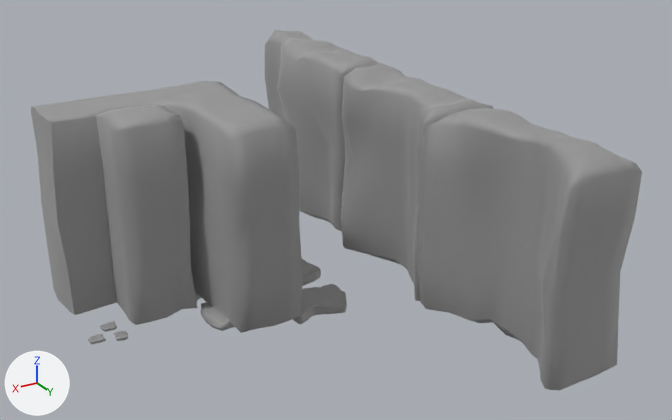
An edit to the glTF model shadowbound_mini-jam/Meshes/Rocks/Cube_lo.glb, drawn before and after from the same camera.
Before and after are seen from a 50 mm lens placed at (11.4, 29.9, 17.3), pointed at (-4.8, 2.8, 3.8). Arrows for +X, +Y and +Z are at lower left; the lights stay in place. Where no turn or scale is listed for an object, it has been applied to the vertices.

The scene before the commit, as lines of its bpy script (objects in view):
```python
ob_cornerpiece_lo = bpy.data.objects.new('CornerPiece_lo', me_mesh_007)
ob_cornerpiece_lo.location = (7.23, 12.44, 0.0)
ob_pebble_1_lo = bpy.data.objects.new('Pebble_1_lo', me_mesh_009)
ob_pebble_1_lo.location = (0.0, 0.0, 0.0)
ob_pebble_2_lo = bpy.data.objects.new('Pebble_2_lo', me_mesh_010)
ob_pebble_2_lo.location = (0.0, 0.0, 0.0)
ob_pebble_3_lo = bpy.data.objects.new('Pebble_3_lo', me_mesh_011)
ob_pebble_3_lo.location = (0.0, 0.0, 0.0)
ob_tile_1_lo = bpy.data.objects.new('Tile_1_lo', me_mesh_012)
ob_tile_1_lo.location = (0.0, 0.0, 0.0)
ob_tile_3_lo = bpy.data.objects.new('Tile_3_lo', me_mesh_014)
ob_tile_3_lo.location = (0.0, 0.0, 0.0)
ob_tile_4_lo = bpy.data.objects.new('Tile_4_lo', me_mesh_015)
ob_tile_4_lo.location = (0.0, 0.0, 0.0)
ob_wall_1_lo = bpy.data.objects.new('Wall_1_lo', me_mesh_016)
ob_wall_1_lo.location = (0.0, 0.0, 0.0)
ob_wall_2_lo = bpy.data.objects.new('Wall_2_lo', me_mesh_017)
ob_wall_2_lo.location = (0.0, 0.0, 0.0)
# also in view: 'Wall_3_lo' at (-8.8, -5.3, 4.0); 'Cube_lo' at (1.3, -0.2, 3.9)
```
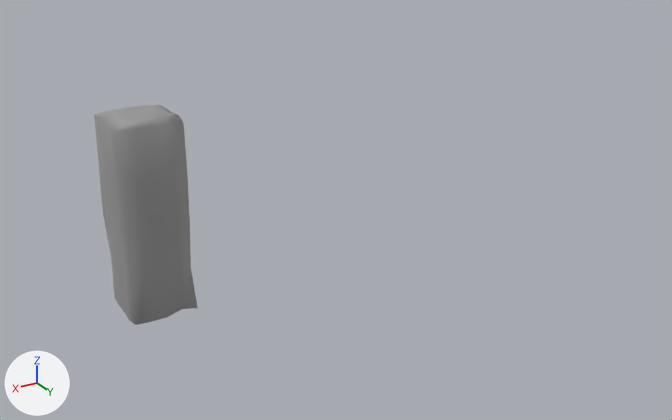
The newer file is also turned or shifted as a whole; pictures and numbers use the older file's frame.

The change, as a list of edits to the scene's bpy script:
```text
Remove ob_cornerpiece_lo:
    ob_cornerpiece_lo = bpy.data.objects.new('CornerPiece_lo', me_mesh_007)
    ob_cornerpiece_lo.location = (7.23, 12.44, 0.0)
Remove ob_pebble_1_lo:
    ob_pebble_1_lo = bpy.data.objects.new('Pebble_1_lo', me_mesh_009)
    ob_pebble_1_lo.location = (0.0, 0.0, 0.0)
Remove ob_pebble_2_lo:
    ob_pebble_2_lo = bpy.data.objects.new('Pebble_2_lo', me_mesh_010)
    ob_pebble_2_lo.location = (0.0, 0.0, 0.0)
Remove ob_pebble_3_lo:
    ob_pebble_3_lo = bpy.data.objects.new('Pebble_3_lo', me_mesh_011)
    ob_pebble_3_lo.location = (0.0, 0.0, 0.0)
Remove ob_tile_1_lo:
    ob_tile_1_lo = bpy.data.objects.new('Tile_1_lo', me_mesh_012)
    ob_tile_1_lo.location = (0.0, 0.0, 0.0)
Remove ob_tile_3_lo:
    ob_tile_3_lo = bpy.data.objects.new('Tile_3_lo', me_mesh_014)
    ob_tile_3_lo.location = (0.0, 0.0, 0.0)
Remove ob_tile_4_lo:
    ob_tile_4_lo = bpy.data.objects.new('Tile_4_lo', me_mesh_015)
    ob_tile_4_lo.location = (0.0, 0.0, 0.0)
Remove ob_wall_1_lo:
    ob_wall_1_lo = bpy.data.objects.new('Wall_1_lo', me_mesh_016)
    ob_wall_1_lo.location = (0.0, 0.0, 0.0)
Remove ob_wall_2_lo:
    ob_wall_2_lo = bpy.data.objects.new('Wall_2_lo', me_mesh_017)
    ob_wall_2_lo.location = (0.0, 0.0, 0.0)
Remove ob_wall_3_lo:
    ob_wall_3_lo = bpy.data.objects.new('Wall_3_lo', me_mesh_018)
    ob_wall_3_lo.location = (0.0, 0.0, 0.0)
```

What differs and where, as boxes (x1, y1, x2, y2) in the pictures (672 x 420 px):
'Wall_1_lo', deleted
    before: (418, 108, 642, 391)
'CornerPiece_lo', deleted
    before: (31, 81, 303, 333)
'Wall_2_lo', deleted
    before: (341, 63, 493, 301)
'Wall_3_lo', deleted
    before: (265, 30, 380, 231)
'Tile_3_lo', deleted
    before: (293, 284, 347, 324)
'Tile_1_lo', deleted
    before: (201, 302, 235, 331)
'Tile_4_lo', deleted
    before: (302, 259, 321, 286)
'Pebble_3_lo', deleted
    before: (88, 334, 106, 344)
'Pebble_2_lo', deleted
    before: (100, 321, 117, 332)
'Pebble_1_lo', deleted
    before: (114, 331, 128, 341)
